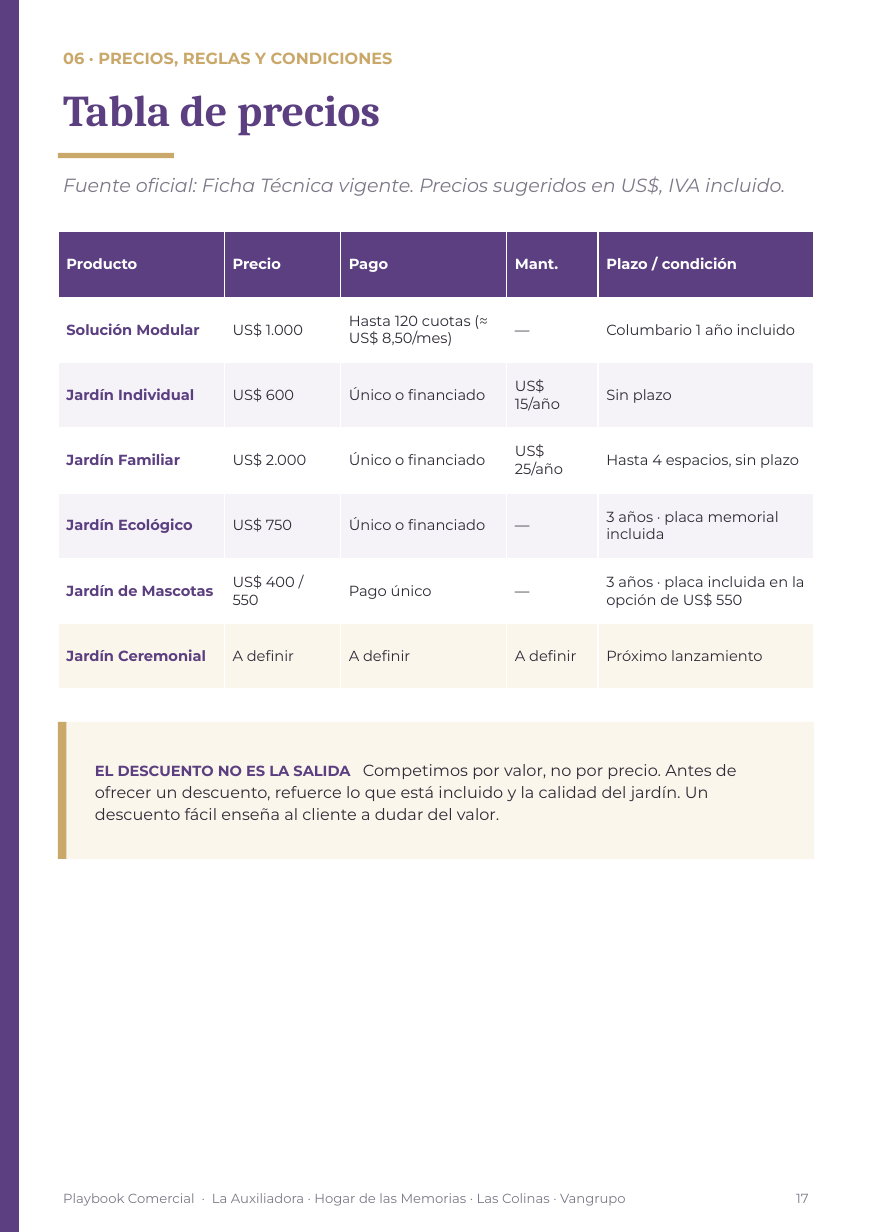
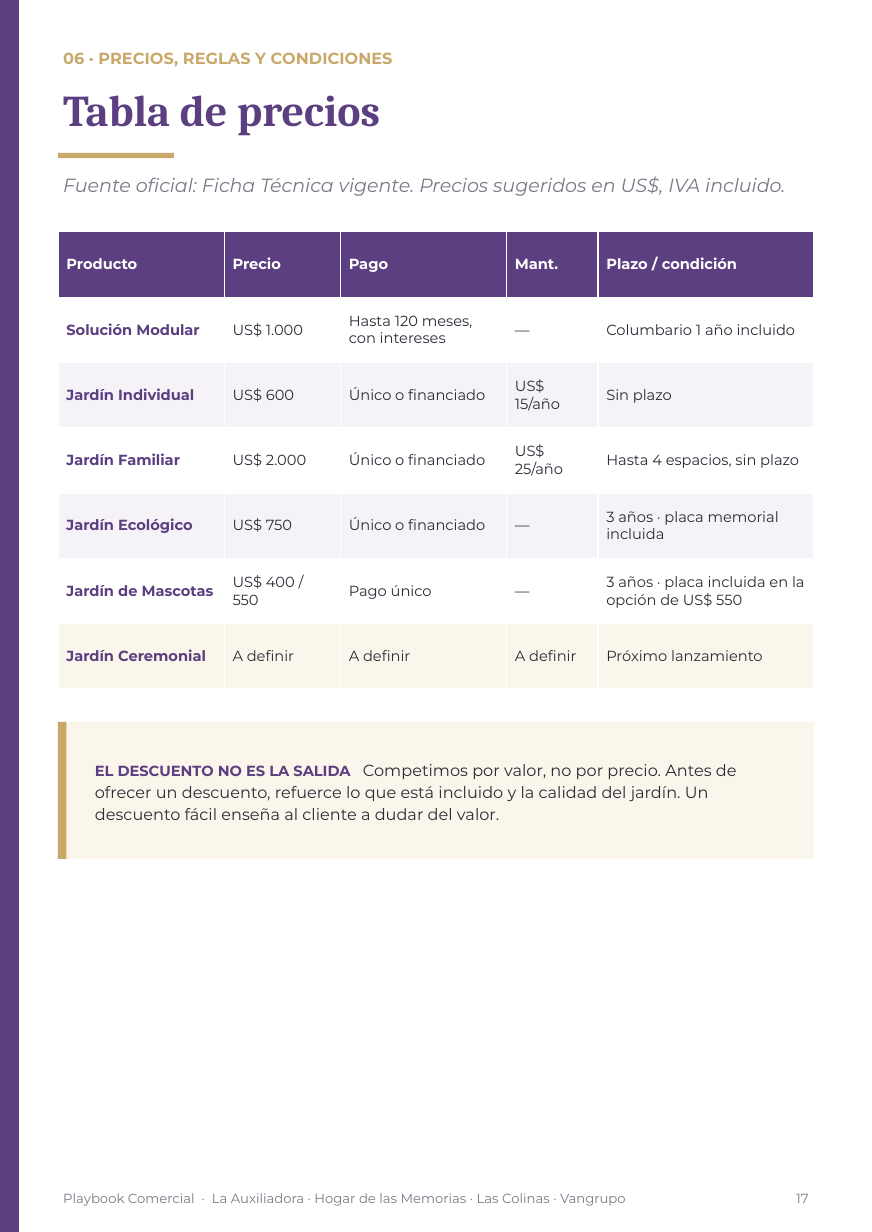
Before and after one commit to os267/teste, a slide deck: slide 17 of playbook/salida/Playbook_Comercial_Cremacion_Vangrupo_Vertical.pptx. Drawn at 872x1232 pixels with LibreOffice and Linux fonts; fonts in the diff are those of the drawing. Boxes give left, top, right and bottom in pixels: in the first picture for what was removed or moved away, otherwise in the second. Text is boxed around its words. In the diff, an @@ line names an element or a change of style, - is before the commit and + after.

```diff
--- a/playbook/salida/Playbook_Comercial_Cremacion_Vangrupo_Vertical.pptx
+++ b/playbook/salida/Playbook_Comercial_Cremacion_Vangrupo_Vertical.pptx
@@ table at <box>58,232,815,690</box> @@
-row 2, column 3: Hasta 120 cuotas (≈ US$ 8,50/mes)
+row 2, column 3: Hasta 120 meses, con intereses
```
Also in this commit, not shown: 3 other slides changed, 10 other files.
